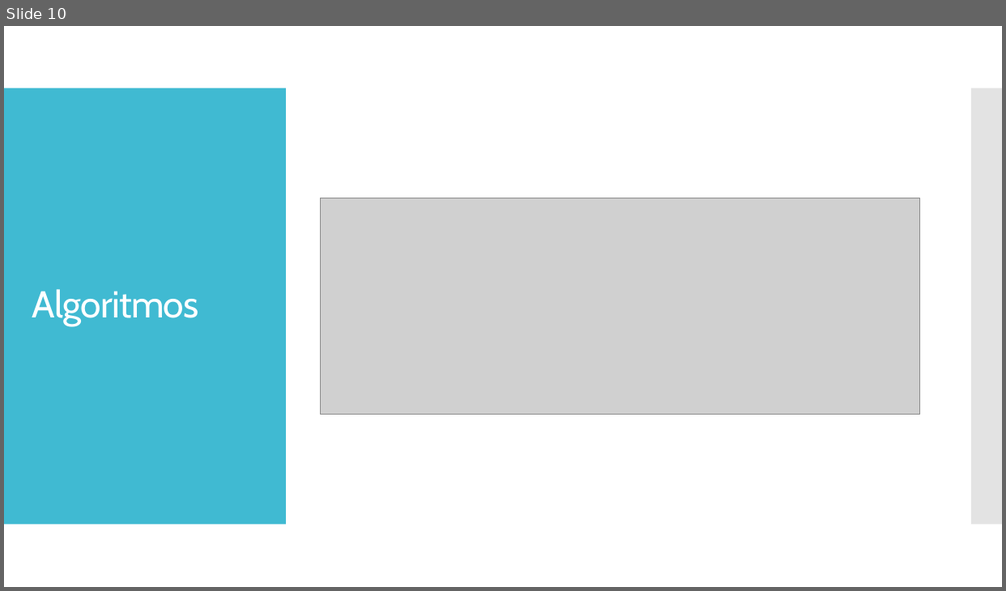
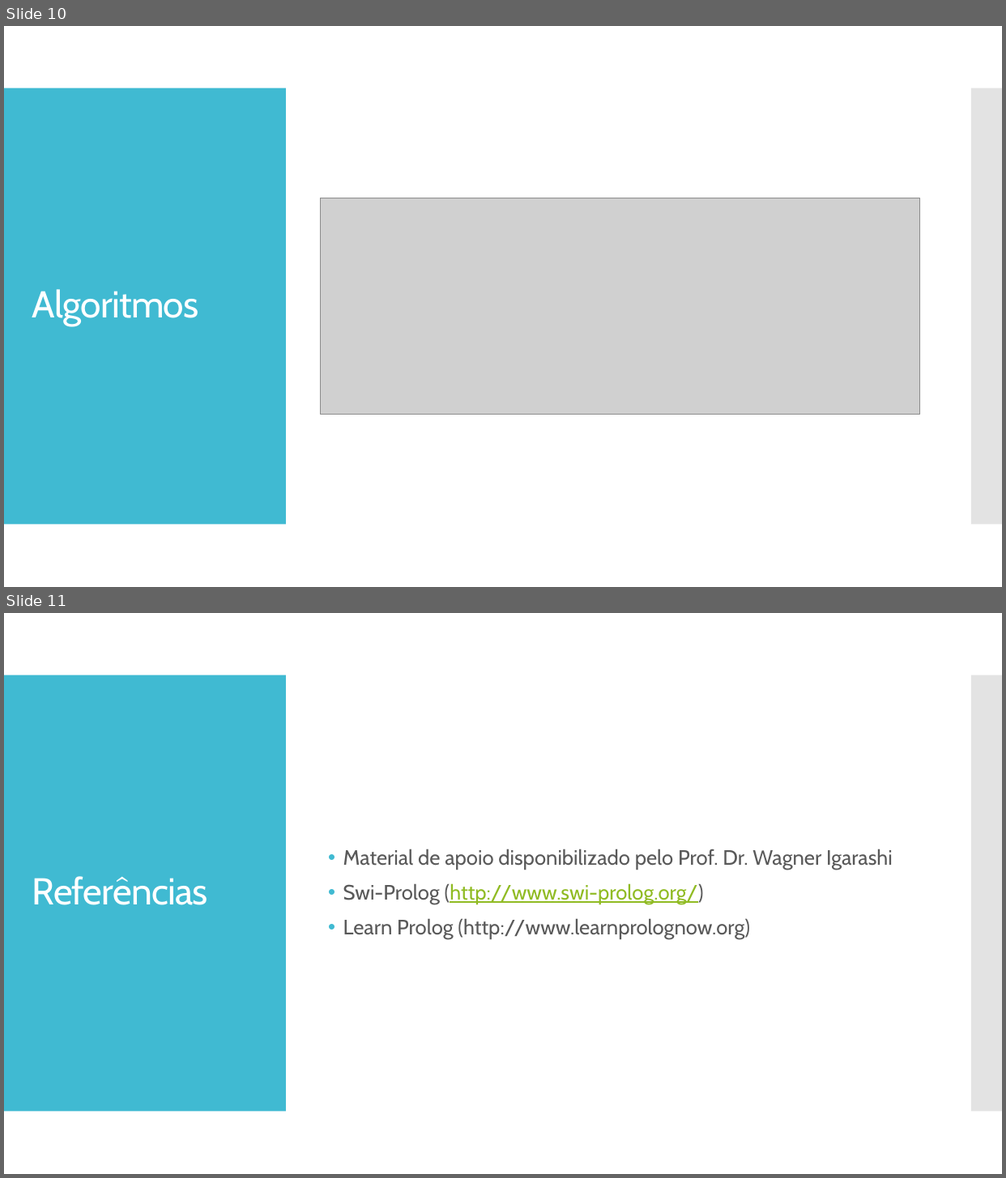
Before and after one commit to Bluthgen/trabalho2PPLF, a slide deck: Sistema de Diagnóstico de doenças Respiratórias, Cardiovasculares.pptx. Shown one above the other, each under a label of ours: slide 10 before the commit, slides 10 and 11 after it. The pictures are 1006x591 and 1006x1178 pixels, drawn with LibreOffice and Linux fonts; fonts in the diff are those of the drawing; grey boxes stand for pictures. Boxes give left, top, right and bottom in pixels: in the first picture for what was removed or moved away, otherwise in the second. Text is boxed around its words. In the diff, an @@ line names an element or a change of style, - is before the commit and + after.

Commit message:
com referencias
com referencias

```diff
--- a/Sistema de Diagnóstico de doenças Respiratórias, Cardiovasculares.pptx
+++ b/Sistema de Diagnóstico de doenças Respiratórias, Cardiovasculares.pptx
@@ slide 11 added at box(4, 613, 1002, 1174), background #FFFFFF; not listed: 2 template elements that a slide beside it also shows @@
@@ text added at box(343, 849, 893, 939), 20 pt, text #595959 @@
+• Material de apoio disponibilizado pelo Prof. Dr. Wagner Igarashi
+• Swi-Prolog (http://www.swi-prolog.org/)
+• Learn Prolog (http://www.learnprolognow.org)
@@ title added at box(32, 876, 208, 905), 36 pt, text #FFFFFF @@
+Referências
```
